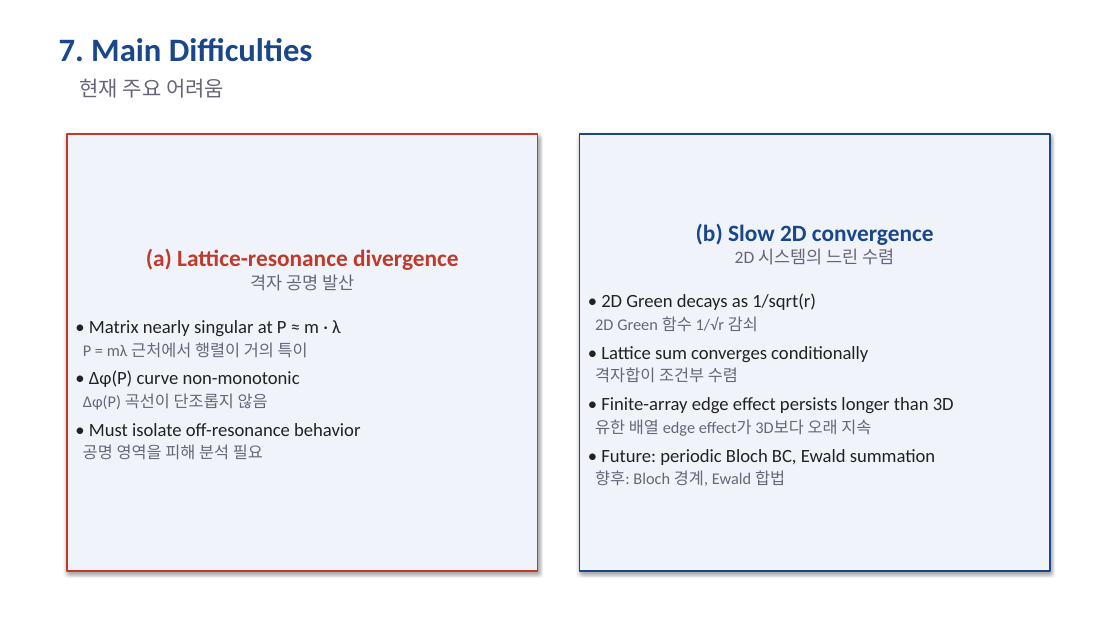
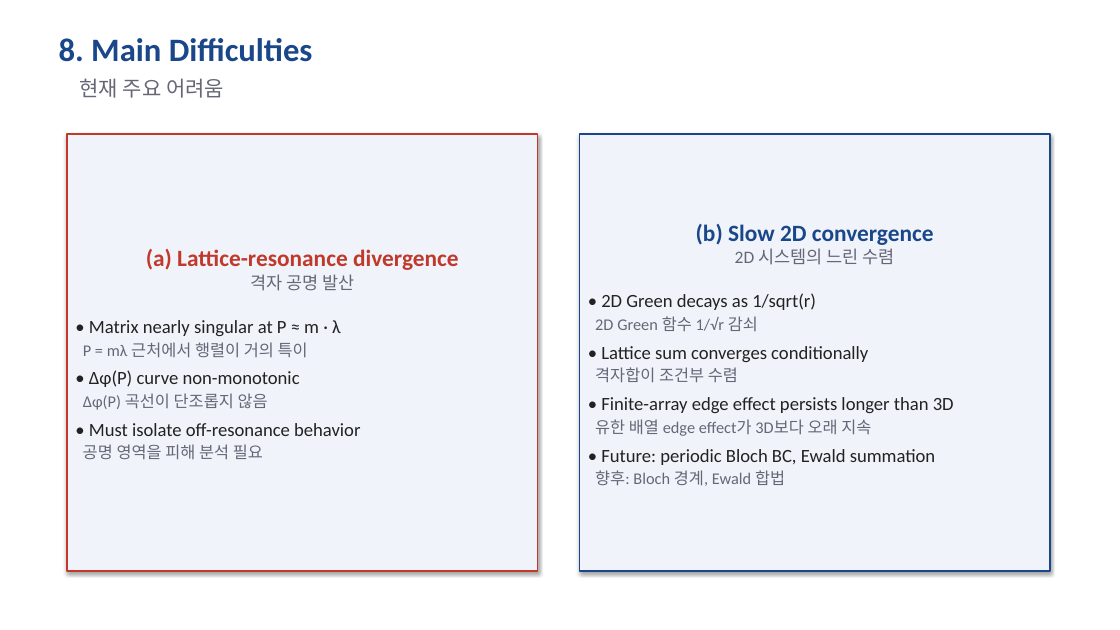
Before and after one commit to songyb111-gachon/week1, a slide deck: slide 9 of week2_progress.pptx (slide 8 before the commit). Drawn at 1120x630 pixels with LibreOffice and Linux fonts; fonts in the diff are those of the drawing. Boxes give left, top, right and bottom in pixels: in the first picture for what was removed or moved away, otherwise in the second. Text is boxed around its words. In the diff, an @@ line names an element or a change of style, - is before the commit and + after.

```diff
--- a/week2_progress.pptx
+++ b/week2_progress.pptx
@@ text at <box>59,38,313,62</box>: text changed @@
-7. Main Difficulties
+8. Main Difficulties
```
Also in this commit, not shown: 5 other slides changed, 1 slide added, 4 other files.
